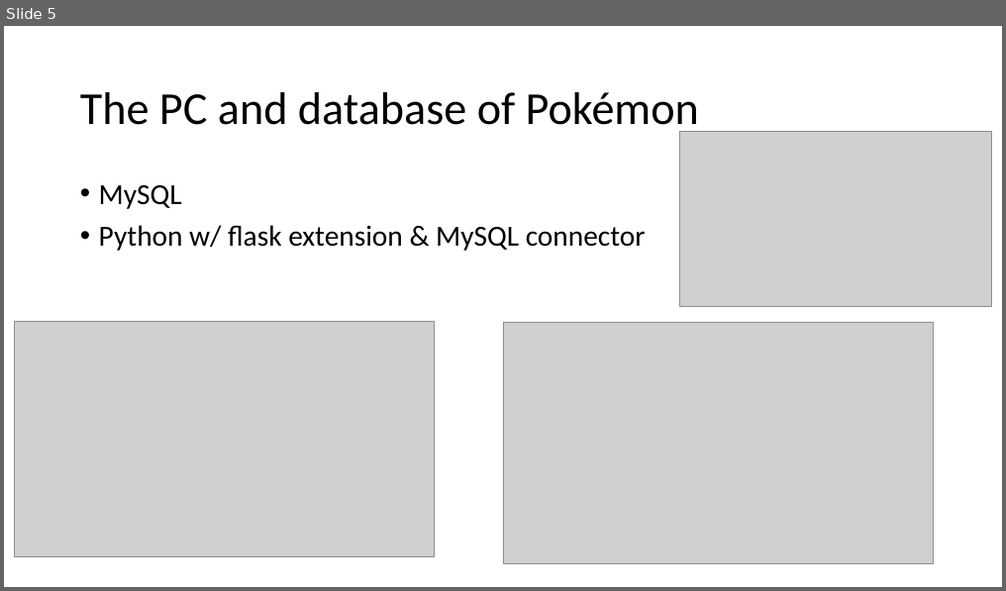
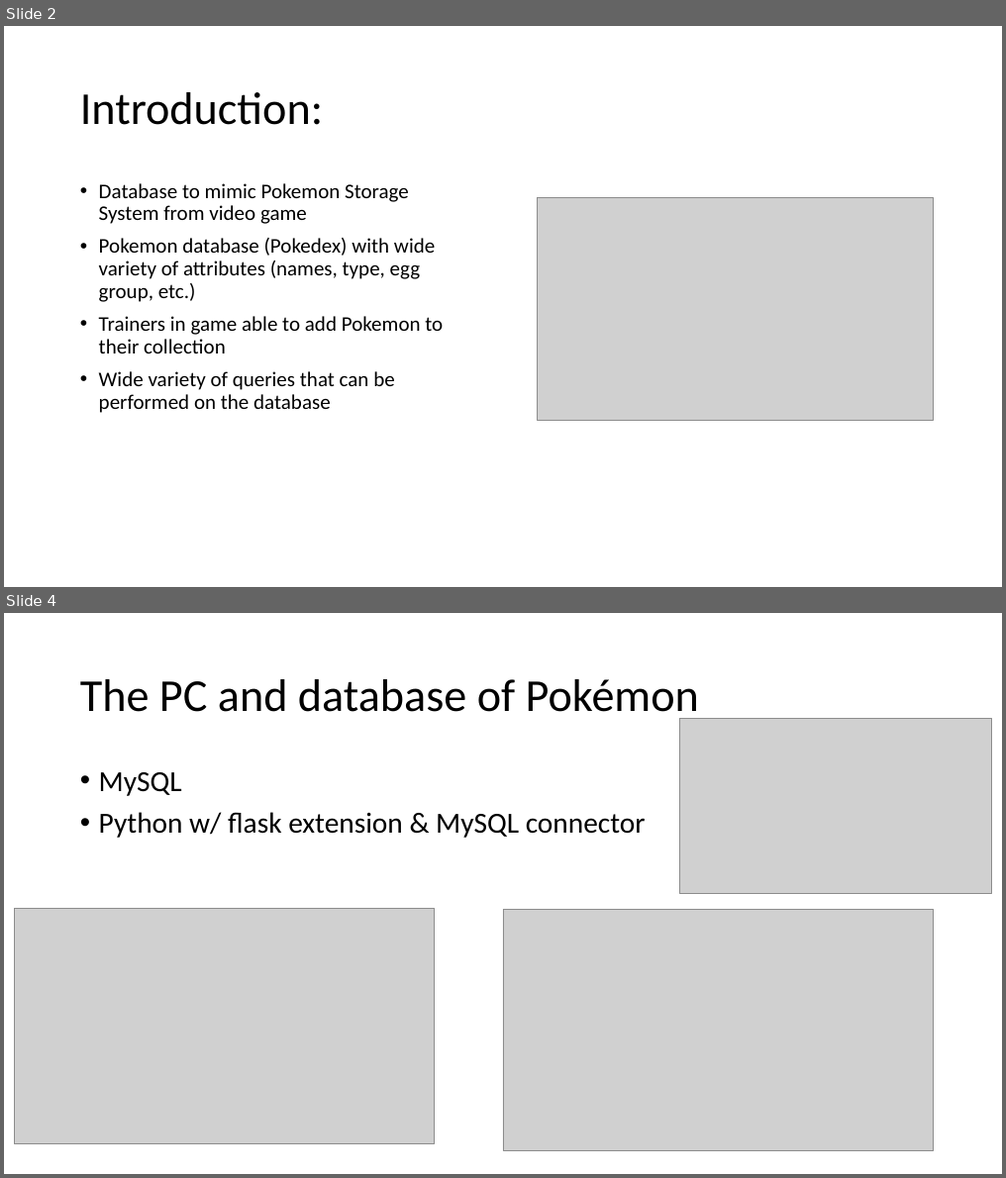
Before and after one commit to jordantiu/Pokemon_Database, a slide deck: Documentation/final slideshow.pptx. Shown one above the other, each under a label of ours: slide 5 before the commit, slides 2 and 4 after it; the slides between them are not shown. The pictures are 1006x591 and 1006x1178 pixels, drawn with LibreOffice and Linux fonts; fonts in the diff are those of the drawing; grey boxes stand for pictures. Boxes give left, top, right and bottom in pixels: in the first picture for what was removed or moved away, otherwise in the second. Text is boxed around its words. In the diff, an @@ line names an element or a change of style, - is before the commit and + after.

```diff
--- a/Documentation/final slideshow.pptx
+++ b/Documentation/final slideshow.pptx
@@ slide 2 added at [4,26,1002,587], background #FFFFFF @@
@@ title added at [80,92,323,125], 44 pt, text #000000 @@
+Introduction:
@@ text added at [99,183,443,413], 20 pt, text #000000 @@
+• Database to mimic Pokemon Storage System from video game
+• Pokemon database (Pokedex) with wide variety of attributes (names, type, egg group, etc.)
+• Trainers in game able to add Pokemon to their collection
+• Wide variety of queries that can be performed on the database
@@ picture added at [537,197,933,420] @@
@@ what was slide 5 is now slide 4 @@
```
Also in this commit, not shown: 2 slides changed, 2 other slides added, 3 slides removed.
